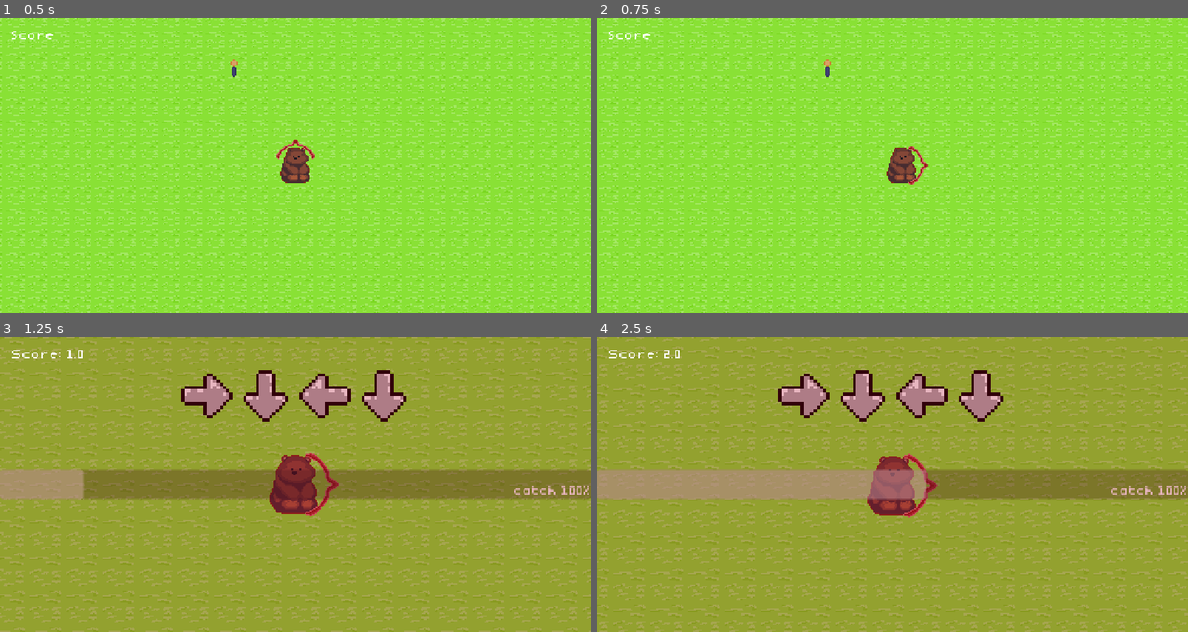
Above: before the commit, frames 1-4 (two rows, left to right).
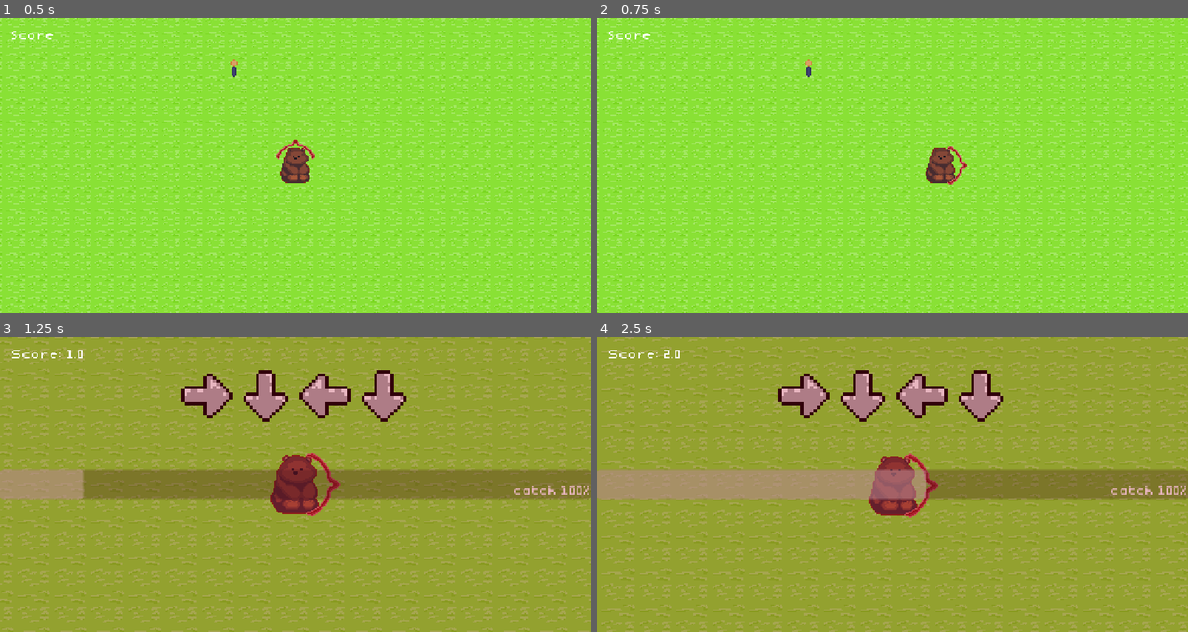
Above: after the commit, the same moments.

Repository: chezzyalfredo/gamename_gamejam_2026
Game: Godot game, scene res://Scenes/Play_Game.tscn
The game is run twice, just before and just after one commit, with the same random seed, the same clock (stepped at 60 frames per second) and the same inputs. The project has no main scene, so this scene is started directly.
Inputs:
- Up to frame 1 (0.5 s): no input
- Up to frame 2 (0.75 s): tap Enter at 0.5 s; hold Right (ui_right) from 0.53 s (still down); tap Z at 0.6 s
- Up to frame 3 (1.25 s): keep holding Right (ui_right); tap Space at 0.77 s; tap T at 0.8 s
- Up to frame 4 (2.5 s): release Right (ui_right) at 1.28 s; hold Down (ui_down) 1.28-2.03 s; tap T at 1.35, 2.3 s; tap Space at 1.52 s; tap Z at 1.55, 2.1 s; hold Right (ui_right) from 2.03 s (still down)

Frame 1 is identical in both runs. In frame 2, 25% of the frame differs, in the area x 0-100%, y 0-100%; in frame 3, 23%; in frame 4, 23%.

Commit message:
20260407 - Added Bearrel Roll and a Bola sprite

Diff:
--- a/Scenes/Player.gd
+++ b/Scenes/Player.gd
@@ -64,6 +64,9 @@
 	if _is_caught_key(event as InputEventKey):
 		caught_toggle()
 		return
+	if _is_roll_key(event as InputEventKey):
+		bearrel_roll()
+		return
 	if not _is_arrow_key(event as InputEventKey):
 		return
 	if state_machine.state.name != PlayerState.IDLE:
@@ -102,6 +105,13 @@
 func _is_caught_key(event: InputEventKey) -> bool:
 	match event.physical_keycode:
 		KEY_T:
+			return true
+		_:
+			return false
+
+func _is_roll_key(event: InputEventKey) -> bool:
+	match event.physical_keycode:
+		KEY_Z:
 			return true
 		_:
 			return false
@@ -146,3 +156,27 @@
 func hit_by_tranquilizer(tranq: Tranquilizer) -> void:
 	ui.adjust_score(-5.0)
 	print("Player hit by:", tranq)
+
+var rolling : bool = false
+var rolling_cd : bool = false
+var roll_speed : float = 800
+var roll_duration : float = 0.2
+var rolling_cd_time : float = 7.0
+func bearrel_roll() -> void:
+	if rolling:
+		return
+	print(rolling_cd)
+	if rolling_cd:
+		ui.adjust_score(-rolling_cd_time)
+	rolling = true
+	var direction = Vector2.UP.rotated($"Directional Indicator".rotation)
+	velocity = direction * roll_speed
+	await get_tree().create_timer(roll_duration).timeout
+	velocity = Vector2.ZERO
+	rolling = false
+	roll_cd_timer()
+
+func roll_cd_timer() -> void:
+	rolling_cd = true
+	await get_tree().create_timer(rolling_cd_time).timeout
+	rolling_cd = false
Binary file added: Sprites/Hunting_Bola.aseprite
Binary file added: Sprites/Hunting_Bola.png
Not shown, added: Sprites/Hunting_Bola.png.import
